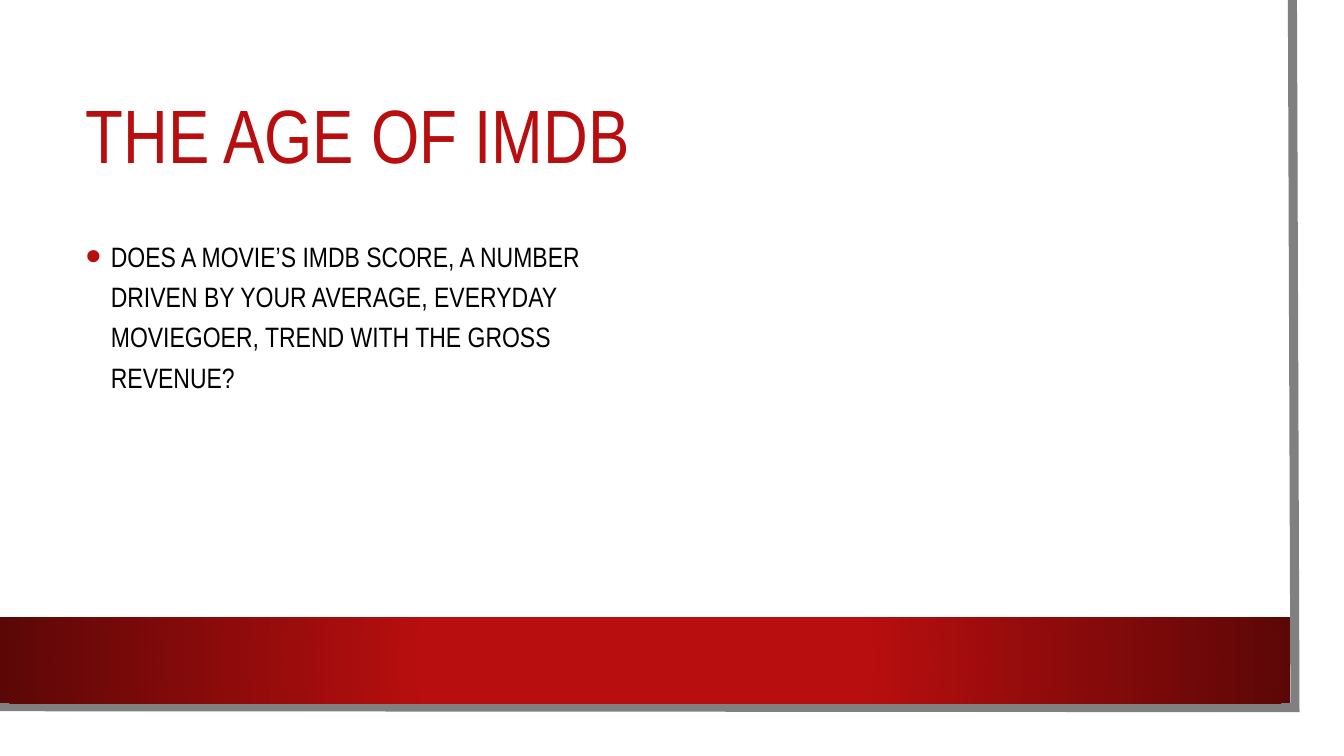
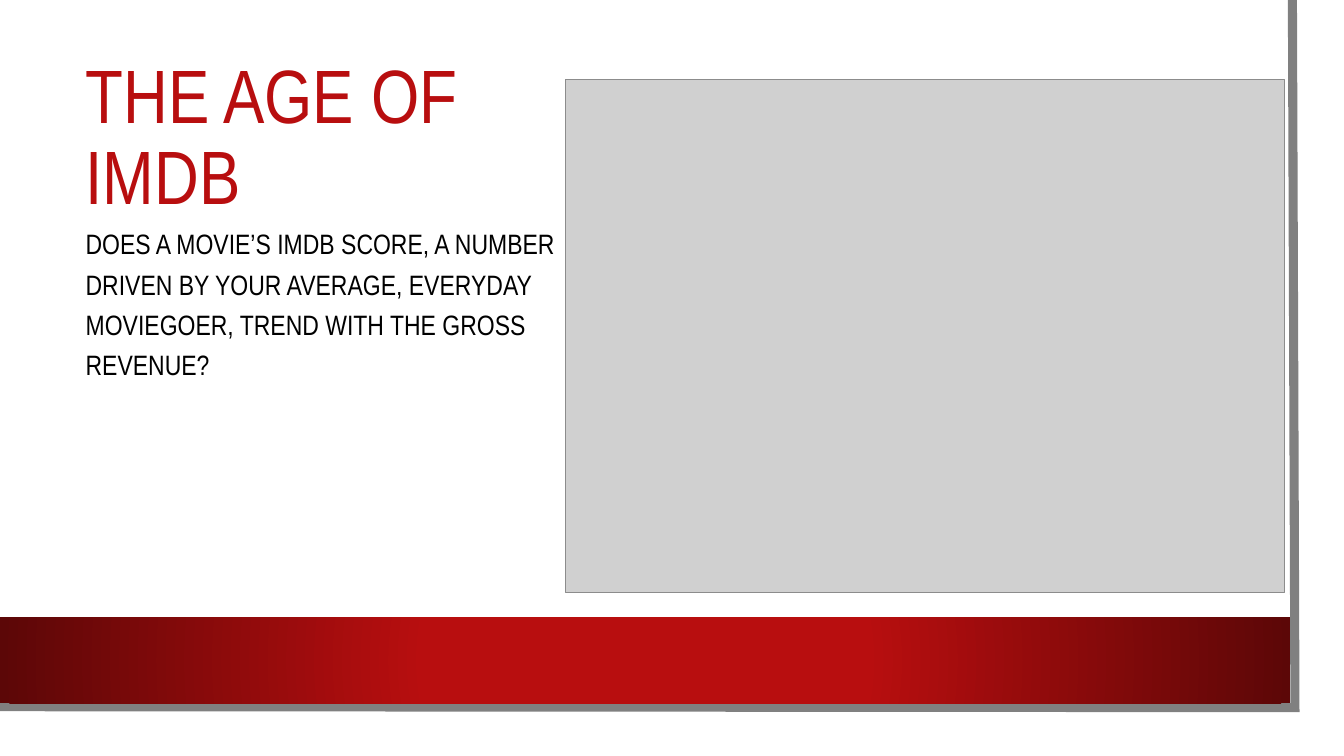
Before and after one commit to mlubin2/Movie_Project, a slide deck: slide 4 of Movie PP.pptx. Drawn at 1344x756 pixels with LibreOffice and Linux fonts; fonts in the diff are those of the drawing; grey boxes stand for pictures; background and template pictures are left out. Boxes give left, top, right and bottom in pixels: in the first picture for what was removed or moved away, otherwise in the second. Text is boxed around its words. In the diff, an @@ line names an element or a change of style, - is before the commit and + after.

```diff
--- a/Movie PP.pptx
+++ b/Movie PP.pptx
@@ title "THE AGE OF IMDB" rewrapped from (86,110,630,164) to (86,70,457,204) @@
@@ picture added at (566,79,1285,593) @@
@@ text "DOES A MOVIE’S IMDB SCORE, ...": place and size @@
-text "DOES A MOVIE’S IMDB SCORE, ..." at (111,247,580,389)
+text "DOES A MOVIE’S IMDB SCORE, ..." at (86,234,555,376)
@@ text "DOES A MOVIE’S IMDB SCORE, ..." at (86,234,555,376): bullet • to none @@
```
Also in this commit, not shown: 4 other slides changed, 3 slides added, 1 slide removed.
